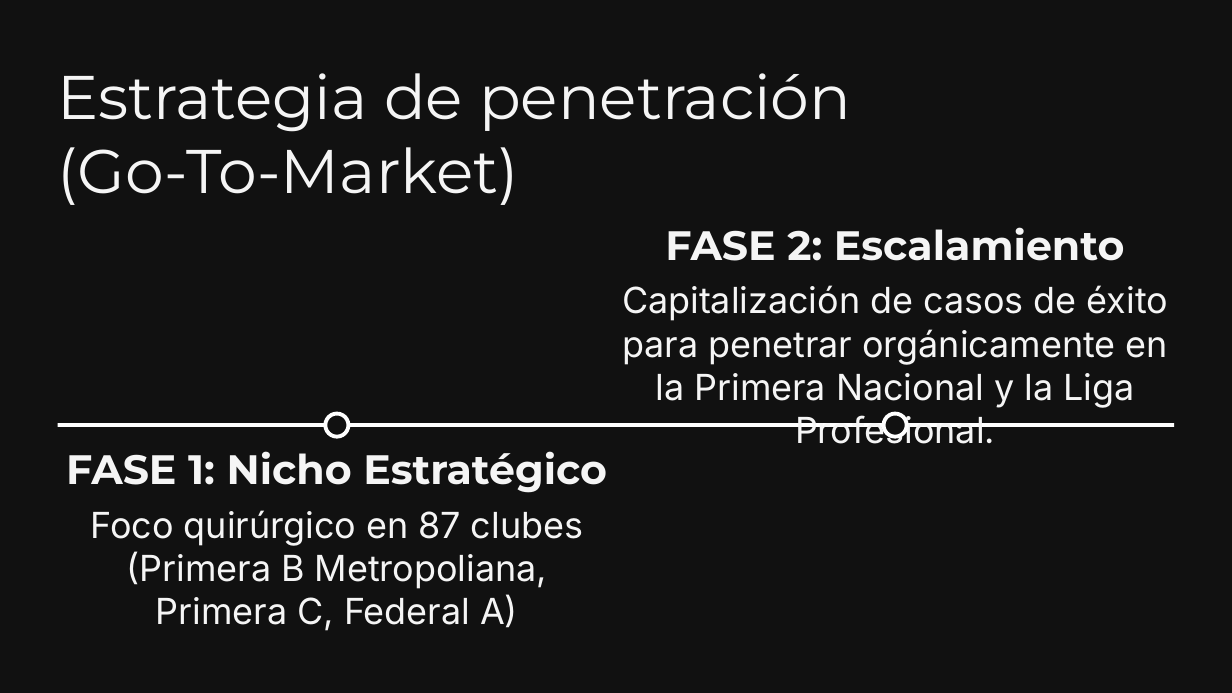
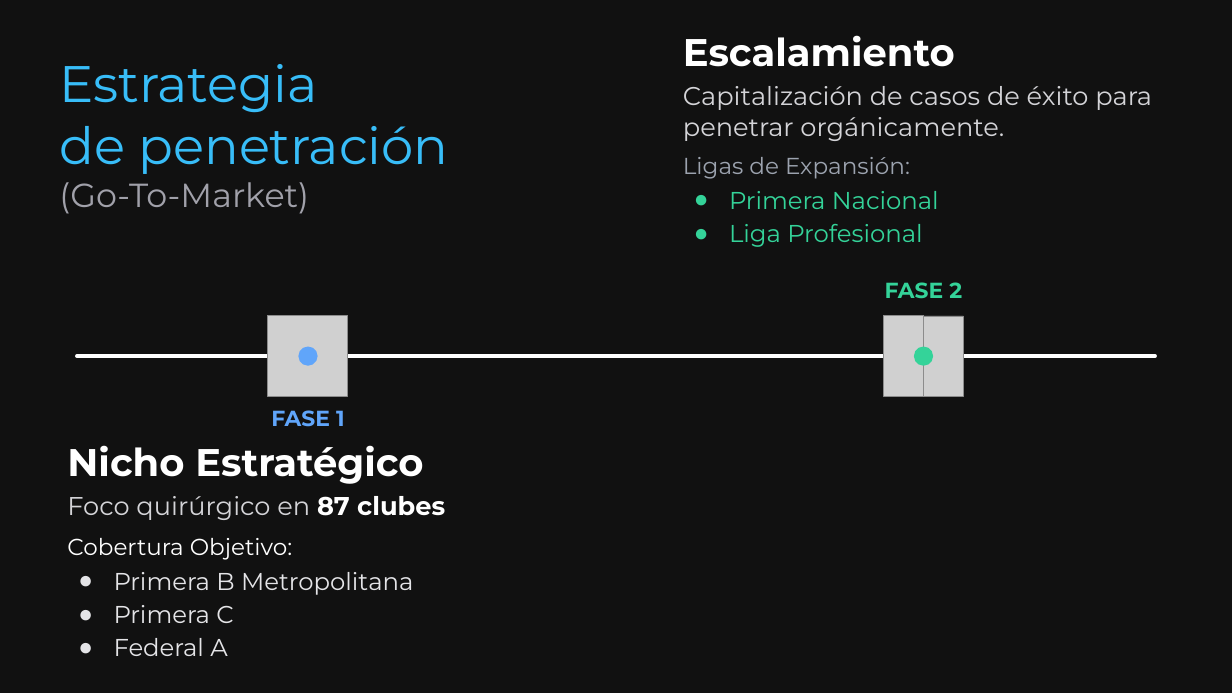
Before and after one commit to TrabajoProfesional-AGGZ/documentacion, a slide deck: slide 17 of entrega_final/defensa/Presentacion_SocioUnido.pptx (slide 16 before the commit). Drawn at 1232x693 pixels with LibreOffice and Linux fonts; fonts in the diff are those of the drawing; grey boxes stand for pictures; background and template pictures are left out. Boxes give left, top, right and bottom in pixels: in the first picture for what was removed or moved away, otherwise in the second. Text is boxed around its words. In the diff, an @@ line names an element or a change of style, - is before the commit and + after.

```diff
--- a/entrega_final/defensa/Presentacion_SocioUnido.pptx
+++ b/entrega_final/defensa/Presentacion_SocioUnido.pptx
@@ text "Estrategia": place and size @@
-text "Estrategia" at (58,73,851,205)
+text "Estrategia" at (59,64,449,214)
@@ text "Estrategia" at (59,64,449,214): vertical alignment top to middle @@
@@ text at (683,35,1152,299): text changed; size 28 to 20 pt; font Inter to Montserrat; text colour #F5F5F5 to #D4D4D8 @@
-Capitalización de casos de éxito para penetrar orgánicamente en la Primera Nacional y la Liga Profesional.
+Escalamiento
+Capitalización de casos de éxito para penetrar orgánicamente.
+Ligas de Expansión:
+● Primera Nacional
+● Liga Profesional
+FASE 2
@@ text "Escalamiento" at (683,35,1152,299): vertical alignment top to bottom @@
@@ text at (59,64,449,174): text changed; size 48 to 40 pt; text colour #F5F5F5 to #38BDF8 @@
-Estrategia de penetración
+Estrategia
+de penetración
@@ text at (59,182,309,214): size 48 to 26 pt, text colour #F5F5F5 to #A1A1AA in "(Go-To-Market)" @@
@@ text removed at (665,227,1124,261) @@
-FASE 2: Escalamiento
@@ picture added at (268,316,348,396) @@
@@ picture added at (884,316,924,396) @@
@@ picture added at (923,316,964,396) @@
@@ line added from (77, 356) to (1155, 356), #27272A 3 pt @@
@@ line added from (77, 356) to (1155, 356), #FFFFFF 3 pt @@
@@ ellipse added at (299,347,318,366), fill #60A5FA @@
@@ ellipse added at (914,347,933,366), fill #34D399 @@
@@ text at (67,410,445,656): text changed; size 28 to 19 pt; font Inter to Montserrat; text colour #F5F5F5 to #FFFFFF @@
-Foco quirúrgico en 87 clubes (Primera B Metropoliana, Primera C, Federal A)
+FASE 1
+Nicho Estratégico
+Foco quirúrgico en 87 clubes
+Cobertura Objetivo:
+● Primera B Metropolitana
+● Primera C
+● Federal A
@@ rounded rectangle removed at (325,414,348,437) @@
@@ rounded rectangle removed at (884,414,907,437) @@
@@ rectangle removed at (57,423,1174,427) @@
@@ text removed at (66,451,607,493) @@
-FASE 1: Nicho Estratégico
```
Also in this commit, not shown: 18 other slides changed, 3 slides added, 2 slides removed, 2 other files.
